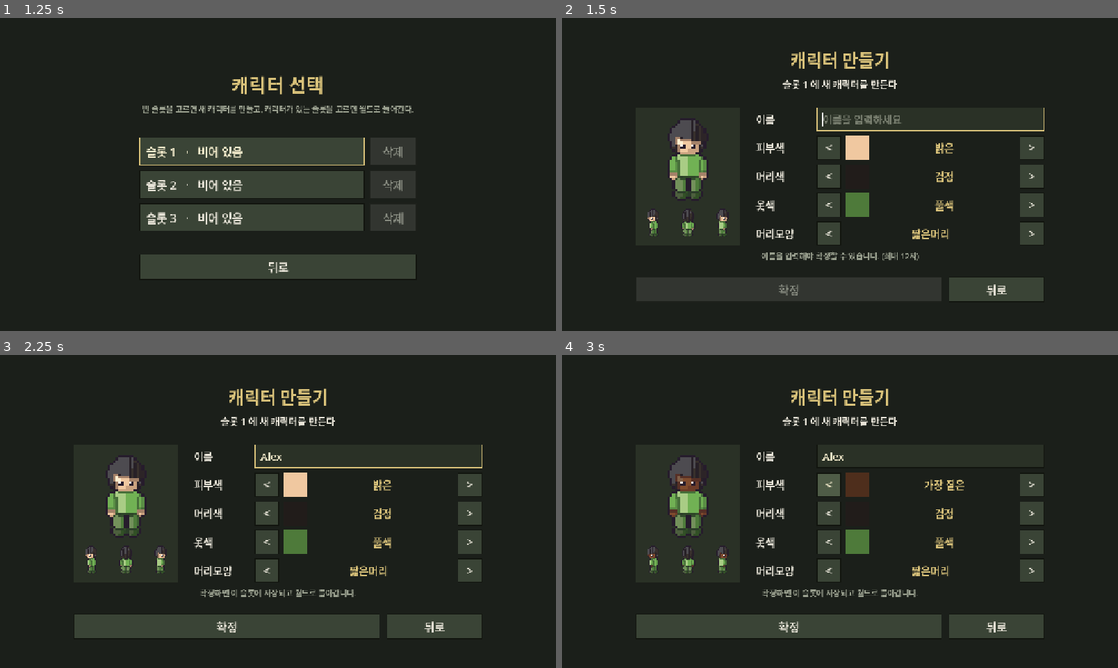
Above: before the commit, frames 1-4 (two rows, left to right).
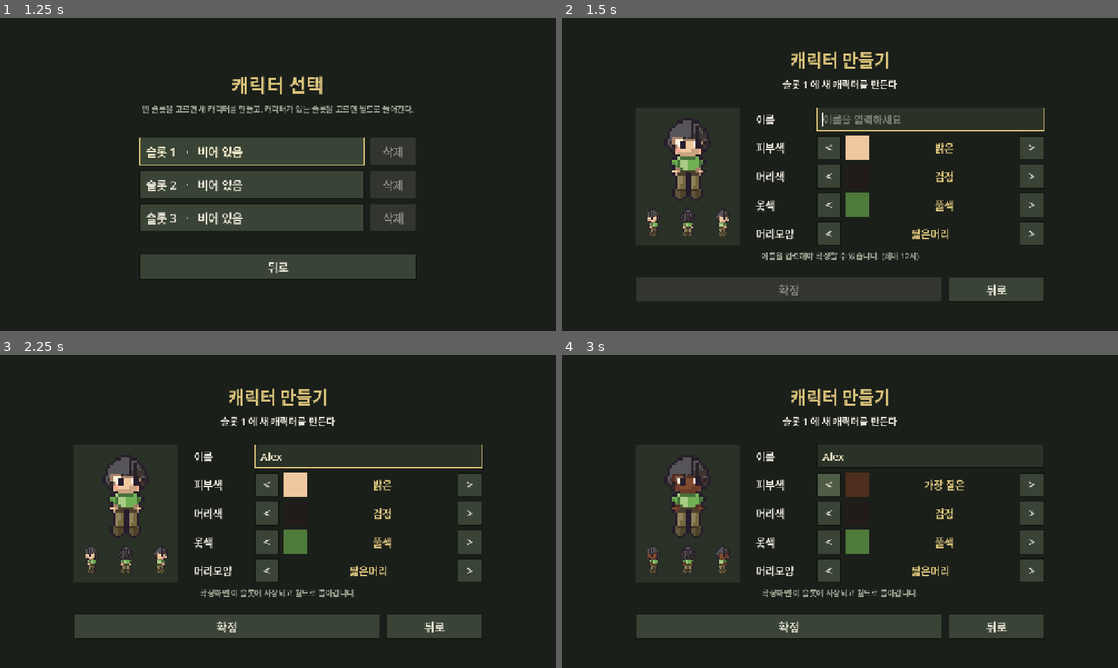
Above: after the commit, the same moments.

Repository: kimtuna/Gunfarm
Game: Godot game, scene res://scenes/main_menu.tscn
Same seed, same stepped clock (60 frames per second), same inputs: the game is played once before the commit and once after it.
Inputs (mouse positions are in pixels of both pictures, inside the frame that each line leads up to):
- Up to frame 1 (1.25 s): click "플레이" at 0.5 s
- Up to frame 2 (1.5 s): click "슬롯 1 · 비어 있음" at 1.25 s
- Up to frame 3 (2.25 s): click (366, 455) at 2.02 s; type "Alex" at 2.1 s
- Up to frame 4 (3 s): click "<" at 2.75 s

Frame 1 is identical in both runs. In frame 2, 1.0% of the frame differs, in the area x 15-30%, y 32-70%; in frame 3, 1.0%; in frame 4, 1.0%.

Commit message:
[INBOX #13] QA 에 '자연스러움' 검사 5개를 넣고, 그 검사로 플레이어 idle 을 다시 만들었다
`qa_sprite_check.py` 가 "틀렸는가" 말고 **"어색한가"** 도 숫자로 판정하게 하고
(단색/색상차/각짐/비율/눈), 그 검사를 통과하도록 idle 4방향 × 머리모양 4종을 다시
그렸다 — 머리를 키워 짜리몽땅하게, 상의와 하의를 다른 색상으로.

## 스스로 판단해서 고친 부분
- **「각짐」에서 실루엣 아랫변(발바닥)은 빼고 잰다.** 캐릭터는 땅을 딛고 서 있어서
  밑창이 평평한 게 맞다 — 같이 재면 발이 클수록 불합격이 되는데 각진 실루엣과
  아무 상관이 없다. 옆선·윗선만 본다.
- **「비율」의 몸통 하한만 표(6px)보다 낮은 4px 로 잡았다.** 단발 뒷모습처럼
  머리카락이 어깨를 덮으면 보이는 상의가 한두 줄 줄어든다. 상한은 안 늦췄다.
- **바지 색상을 고정 각도로 돌리지 않았다** — 옷색에 따라 형광 분홍 바지가 나온다.
  흙빛/데님 두 앵커 중 옷색에서 먼 쪽에 붙이고 옷색을 조금 섞는다.
- **볼 홍조를 팔레트 교체에 태웠다**(`SKIN` 표가 피부 램프와 홍조를 함께 들고 있다).
  안 그러면 짙은 피부에 밝은 피부용 홍조가 남는다.
- 검정 머리 하한을 50→56 으로 올렸다. 머리가 커진 만큼 검은 면적이 늘어 전체
  평균 명도가 기준 아래로 떨어졌다.

## 어려움 / 에러와 해결
- **「각짐」 통과가 이번 바퀴 비용의 절반이었다.** 34px 에서 곧은 세로선은 사방에서
  생긴다(원형 머리 / 상자 팔 / 폭 일정한 다리 / 다리→신발 앞선 / 긴 머리단 /
  뒷머리 세로 결). 부위마다 "원래 어떻게 생겨야 하는가"로 바꿔 풀었고 전부
  STYLE_GUIDE 6번에 남겼다. 어디가 걸렸는지 찍어주는 임시 스크립트를 먼저 만든
  게 결정적이었다 — 검사는 "6px" 만 알려준다.
- **눈 검사가 눈이 아닌 것을 셌다.** 머리와 어깨 사이, 두 다리 사이에 낀 외곽선도
  "안쪽 잉크"라 1px 눈으로 잡혔다 → 피부에 둘러싸인 잉크 덩어리만 세도록 고쳤다.
- **통짜 잉크 3×3 눈은 선글라스로 보였다.** 눈 모양 3종 × 간격 2종을 나란히 놓고
  「바깥 한 줄이 흰자」를 골랐다.
- **머리에 taper 를 주니 턱이 뾰족해져 목처럼 보였다.** 초타원 지수를 위/아래로
  나눠(1.6 / 2.4) 정수리는 좁고 턱은 넓게 했다.
- **허리띠를 신발 재질로 찍고 있어 「비율」이 신발을 허리부터 셌다.** 바지 재질의
  가장 어두운 단계로 바꿨다 — 허리선이 곧 다리가 시작하는 줄이라 의미도 맞다.

Co-Authored-By: Claude Opus 5 <noreply@anthropic.com>

Diff:
--- a/game/qa/qa_character_sprite.gd
+++ b/game/qa/qa_character_sprite.gd
@@ -174,7 +174,7 @@
 func _material_of(field: String) -> Array:
 	match field:
 		"skin":
-			return ["skin"]
+			return ["skin", "blush"]
 		"hair_color":
 			return ["hair"]
 		"clothes_color":
--- a/game/scripts/character_palettes.gd
+++ b/game/scripts/character_palettes.gd
@@ -21,16 +21,17 @@
 const INK := "261c2c"
 const GLINT := "f7f0e8"
 
+## 피부색 하나가 피부 램프와 **볼 홍조** 색을 함께 정한다(홍조는 단계가 하나다).
 const SKIN := {
-	"light": ["ffefd1", "f0c8a0", "caa280", "a48168"],
-	"warm": ["efbd87", "d9a066", "b8814e", "966740"],
-	"tan": ["be9166", "b07a4a", "966239", "7a4e30"],
-	"brown": ["835e43", "7f4d2d", "6c3d24", "573120"],
-	"deep": ["805f47", "804c2e", "6c3c29", "563026"],
+	"light": {"skin": ["ffefd1", "f0c8a0", "caa280", "a48168"], "blush": ["fdab93"]},
+	"warm": {"skin": ["efbd87", "d9a066", "b8814e", "966740"], "blush": ["df8867"]},
+	"tan": {"skin": ["be9166", "b07a4a", "966239", "7a4e30"], "blush": ["b5674e"]},
+	"brown": {"skin": ["835e43", "7f4d2d", "6c3d24", "573120"], "blush": ["7b3e32"]},
+	"deep": {"skin": ["805f47", "804c2e", "6c3c29", "563026"], "blush": ["753931"]},
 }
 
 const HAIR := {
-	"black": ["4d4b50", "38302c", "2c2427", "272027"],
+	"black": ["565459", "3f3632", "32292c", "272027"],
 	"brown": ["8d7561", "6b4a2a", "553922", "432d1e"],
 	"blond": ["fff5c1", "d8b25c", "ac8a44", "8a6d37"],
 	"auburn": ["b37165", "93402a", "753022", "5d261e"],
@@ -40,10 +41,10 @@
 
 ## 옷색 하나가 셔츠/바지/신발 세 재질의 램프를 함께 정한다.
 const CLOTHES := {
-	"grass": {"shirt": ["a9cc85", "71b154", "5a8e45", "476f3a"], "pants": ["73915b", "4e7c3b", "3f6233", "334c2d"], "boot": ["4d5f3e", "325026", "2d4527", "2b3d29"]},
-	"sky": {"shirt": ["9ac1e0", "5aa0e5", "467fc0", "38639b"], "pants": ["6888a4", "3e70a1", "325886", "29446c"], "boot": ["465a6b", "284868", "253e5f", "243758"]},
-	"earth": {"shirt": ["d0a67b", "bb7e4a", "98633d", "784d34"], "pants": ["947454", "835834", "6a452e", "533629"], "boot": ["624d38", "553821", "4a3123", "432b25"]},
-	"plum": {"shirt": ["da98ad", "ce649f", "a84d84", "843c6c"], "pants": ["9c687b", "90466e", "74375d", "5a2b4d"], "boot": ["664650", "5d2d47", "512743", "482440"]},
-	"ash": {"shirt": ["b0b09d", "868d83", "6c706d", "555759"], "pants": ["7b7b6f", "5e635c", "4c4e4e", "3c3c42"], "boot": ["525249", "3c403b", "363739", "323137"]},
-	"ember": {"shirt": ["ffb795", "ff7c57", "d75e44", "aa4939"], "pants": ["c4795e", "b7553b", "954233", "74342d"], "boot": ["805140", "753727", "672f27", "5c2b29"]},
+	"grass": {"shirt": ["a9cc85", "71b154", "5a8e45", "476f3a"], "pants": ["90825b", "75683e", "5f5233", "4b402c"], "boot": ["60563c", "4c4328", "433a24", "3d3424"]},
+	"sky": {"shirt": ["9ac1e0", "5aa0e5", "467fc0", "38639b"], "pants": ["8b8071", "706559", "5b4f4a", "483e3d"], "boot": ["5c554b", "484139", "403834", "3b3232"]},
+	"earth": {"shirt": ["d0a67b", "bb7e4a", "98633d", "784d34"], "pants": ["7a7881", "5e5f71", "4b4b5f", "3c3a4d"], "boot": ["515056", "3c3d49", "353543", "312f3f"]},
+	"plum": {"shirt": ["da98ad", "ce649f", "a84d84", "843c6c"], "pants": ["95715f", "815547", "69433b", "533431"], "boot": ["644a3f", "53372d", "4a2f2a", "432a28"]},
+	"ash": {"shirt": ["b0b09d", "868d83", "6c706d", "555759"], "pants": ["8b765d", "745d43", "5e4938", "4a392f"], "boot": ["5d4e3d", "4a3c2b", "423428", "3d2e26"]},
+	"ember": {"shirt": ["ffb795", "ff7c57", "d75e44", "aa4939"], "pants": ["978692", "7a677f", "62516a", "4e3f57"], "boot": ["645862", "4e4252", "46394b", "403347"]},
 }
--- a/game/scripts/character_sprite.gd
+++ b/game/scripts/character_sprite.gd
@@ -21,14 +21,18 @@
 
 ## 재질 순서는 의미가 없다 — 램프끼리 색이 겹치지만 않으면 된다.
 ## (겹치면 바꿔치기가 모호해진다. `qa_character_sprite.gd` 가 그걸 검사한다.)
-const MATERIALS := ["skin", "hair", "shirt", "pants", "boot"]
+## `blush`(볼 홍조)는 단계가 하나뿐인 램프다 — 피부색을 따라가므로 `SKIN` 표가
+## 피부 램프와 함께 들고 있다.
+const MATERIALS := ["skin", "blush", "hair", "shirt", "pants", "boot"]
 
 
 ## 한 외형의 재질별 램프(4단계). 키는 `MATERIALS`, 값은 `PackedColorArray`.
 static func ramps(appearance: Dictionary) -> Dictionary:
 	var a := Appearance.normalize(appearance)
+	var skin: Dictionary = _pick(Palettes.SKIN, String(a["skin"]), String(Palettes.BASE["skin"]))
 	var out := {
-		"skin": _ramp(Palettes.SKIN, String(a["skin"]), String(Palettes.BASE["skin"])),
+		"skin": _to_colors(skin["skin"]),
+		"blush": _to_colors(skin["blush"]),
 		"hair": _ramp(Palettes.HAIR, String(a["hair_color"]), String(Palettes.BASE["hair_color"])),
 	}
 	var cloth: Dictionary = _pick(Palettes.CLOTHES, String(a["clothes_color"]),
Binary file changed: game/assets/sprites/player_idle_bob.png
Binary file changed: game/assets/sprites/player_idle_long.png
Binary file changed: game/assets/sprites/player_idle_ponytail.png
Binary file changed: game/assets/sprites/player_idle_short.png
Not shown, changed: docs/DESIGN.md
Not shown, changed: docs/STATUS.md
Not shown, changed: docs/STYLE_GUIDE.md
Not shown, changed: docs/design_reference/player_hairstyles_x6.png
Not shown, changed: docs/design_reference/player_idle_x6.png
Not shown, changed: docs/feedback/INBOX.md
Not shown, changed: game/qa/qa_sprite_check.py
Not shown, changed: game/tools/gen_character.py
